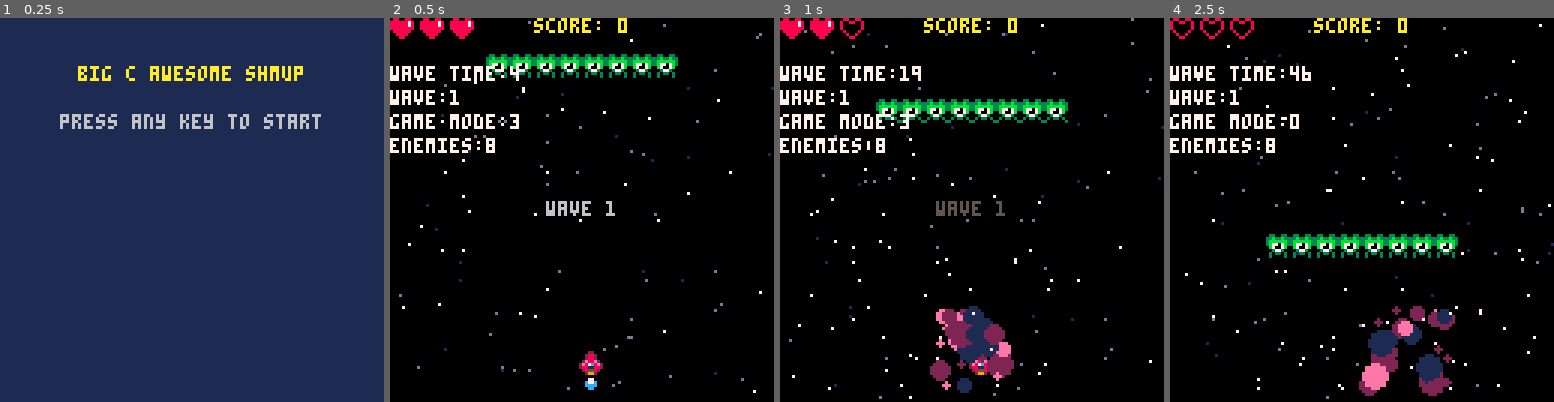
Above: before the commit, frames 1-4 (left to right).
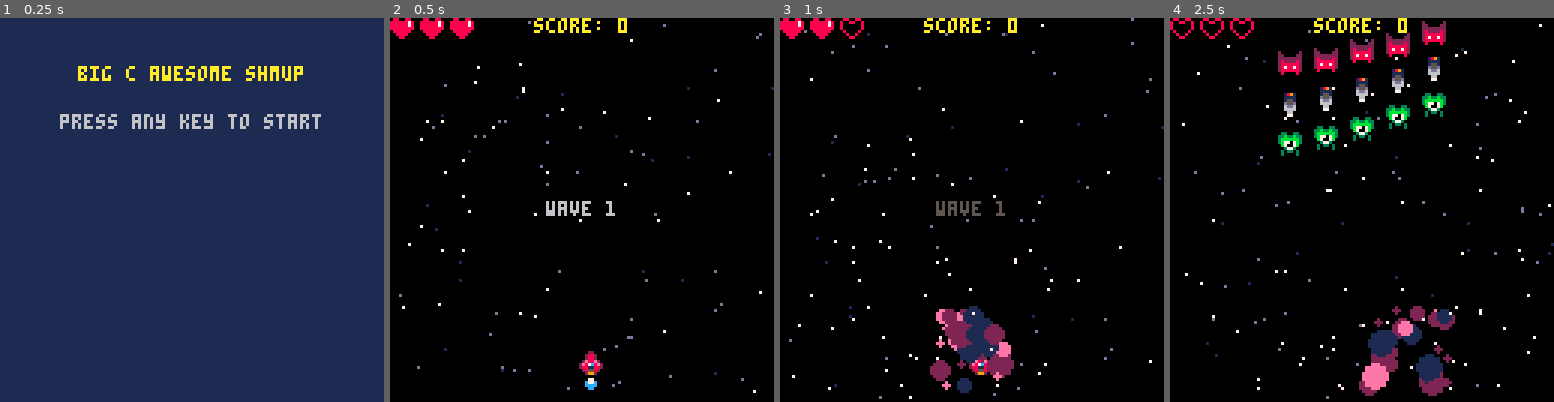
Above: after the commit, the same moments.

Repository: nascimento-cesar/pico-kombat-2
Game: PICO-8 cartridge shmup/shmup.p8
The game is run twice, just before and just after one commit, with the same random seed, the same clock (stepped at 60 frames per second) and the same inputs.
Inputs:
- Up to frame 1 (0.25 s): no input
- Up to frame 2 (0.5 s): tap X (X key) at 0.33 s
- Up to frame 3 (1 s): tap O (Z key) at 0.7 s
- Up to frame 4 (2.5 s): tap X (X key) at 1.07, 1.85 s; hold Right 1.6-2.1 s; tap O (Z key) at 1.7, 2.1 s; hold Up 2.15-2.42 s; hold Right from 2.47 s (still down)

Frame 1 is identical in both runs. In frame 2, 3.9% of the frame differs, in the area x 0-75%, y 9-36%; in frame 3, 4.1%; in frame 4, 7.6%, in the area x 0-75%, y 0-63%.

Commit message:
feat(shmup): create enemy spawn animation

Diff:
--- a/shmup/draw.lua
+++ b/shmup/draw.lua
@@ -23,7 +23,7 @@
   draw_shockwaves()
   -- draw_explosions()
   draw_particles()
-  draw_debug()
+  -- draw_debug()
 end
 
 function draw_start()
--- a/shmup/init.lua
+++ b/shmup/init.lua
@@ -10,6 +10,7 @@
   -- set_explosions()
   set_particles()
   set_shockwaves()
+  set_waves()
 end
 
 function set_global_vars()
@@ -137,3 +138,28 @@
 function set_shockwaves()
   shockwaves = {}
 end
+
+function set_waves()
+  waves = {
+    w1 = {
+      { enemy_types.flaming_guy, enemy_types.flaming_guy, enemy_types.flaming_guy, enemy_types.flaming_guy, enemy_types.flaming_guy },
+      { enemy_types.spinning_ship, enemy_types.spinning_ship, enemy_types.spinning_ship, enemy_types.spinning_ship, enemy_types.spinning_ship },
+      { enemy_types.green_alien, enemy_types.green_alien, enemy_types.green_alien, enemy_types.green_alien, enemy_types.green_alien }
+    },
+    w2 = {
+      { enemy_types.flaming_guy, enemy_types.flaming_guy, enemy_types.flaming_guy, enemy_types.flaming_guy, enemy_types.flaming_guy },
+      { enemy_types.spinning_ship, enemy_types.spinning_ship, enemy_types.spinning_ship, enemy_types.spinning_ship, enemy_types.spinning_ship },
+      { enemy_types.green_alien, enemy_types.green_alien, enemy_types.green_alien, enemy_types.green_alien, enemy_types.green_alien }
+    },
+    w3 = {
+      { enemy_types.flaming_guy, enemy_types.flaming_guy, enemy_types.flaming_guy, enemy_types.flaming_guy, enemy_types.flaming_guy },
+      { enemy_types.spinning_ship, enemy_types.spinning_ship, enemy_types.spinning_ship, enemy_types.spinning_ship, enemy_types.spinning_ship },
+      { enemy_types.green_alien, enemy_types.green_alien, enemy_types.green_alien, enemy_types.green_alien, enemy_types.green_alien }
+    },
+    b1 = {
+      { enemy_types.flaming_guy, enemy_types.flaming_guy, enemy_types.flaming_guy, enemy_types.flaming_guy, enemy_types.flaming_guy },
+      { enemy_types.spinning_ship, enemy_types.spinning_ship, enemy_types.spinning_ship, enemy_types.spinning_ship, enemy_types.spinning_ship },
+      { enemy_types.green_alien, enemy_types.green_alien, enemy_types.green_alien, enemy_types.green_alien, enemy_types.green_alien }
+    }
+  }
+end
--- a/shmup/update.lua
+++ b/shmup/update.lua
@@ -151,22 +151,31 @@
     wave_time = 0
 
     if current_wave == 1 then
-      spawn_enemies(enemy_types.green_alien, 8)
+      spawn_enemies(waves.w1)
     elseif current_wave == 2 then
-      spawn_enemies(enemy_types.flaming_guy, 8)
+      spawn_enemies(waves.w2)
     elseif current_wave == 3 then
-      spawn_enemies(enemy_types.spinning_ship, 8)
+      spawn_enemies(waves.w3)
     else
-      spawn_enemies(enemy_types.boss, 1)
-    end
-  end
-end
-
-function spawn_enemies(enemy_type, count)
-  for i = 1, count do
-    enemy = sprites.enemies[enemy_type]
-    x = (128 - tile_w * enemy.size * count) / 2 + (i - 1) * tile_w * enemy.size
-    add_enemy(enemy_type, x)
+      spawn_enemies(waves.b1)
+    end
+  end
+end
+
+function spawn_enemies(enemies_matrix)
+  for row = 1, #enemies_matrix do
+    for col = 1, #enemies_matrix[row] do
+      local enemy_type = enemies_matrix[row][col]
+
+      if enemy_type != nil then
+        local enemy = sprites.enemies[enemy_type]
+        local x = (128 + 4 - tile_w * enemy.size * 1.5 * #enemies_matrix[row]) / 2 + (col - 1) * tile_w * enemy.size * 1.5
+        local y = 0 - tile_h * col -- - (#enemies_matrix - row) * tile_h * 2
+        local final_y = (row - 1) * enemy.size * tile_h * 2 + tile_h * 2
+        local spawn_delay = col
+        add_enemy(enemy_type, x, y, final_y, spawn_delay)
+      end
+    end
   end
 end
 
@@ -218,9 +227,17 @@
 end
 
 function handle_enemies()
-  local speed = 1
-  for enemy in all(enemies) do
-    enemy.y += speed
+  if wave_time > default_wave_time then
+    for enemy in all(enemies) do
+      if enemy.spawn_delay <= 0 then
+        if enemy.y < enemy.final_y then
+          local spawn_speed = (enemy.final_y - enemy.y) / 10
+          enemy.y += spawn_speed
+        end
+      else
+        enemy.spawn_delay -= 1
+      end
+    end
   end
 end
 
@@ -338,12 +355,14 @@
   end
 end
 
-function add_enemy(type, x, y)
+function add_enemy(type, x, y, final_y, spawn_delay)
   local new_enemy = {
     type = type or enemy_types.green_alien,
     sprite_i = 1,
+    spawn_delay = spawn_delay,
     x = x,
-    y = y or tile_h,
+    y = y,
+    final_y = final_y,
     points = 100,
     flashing_speed = 0,
     hp = 2
